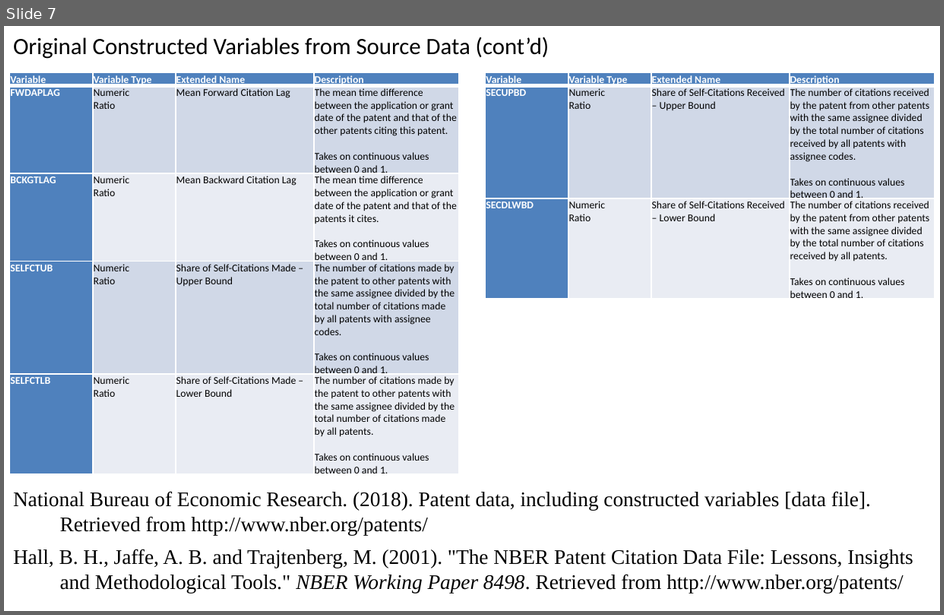
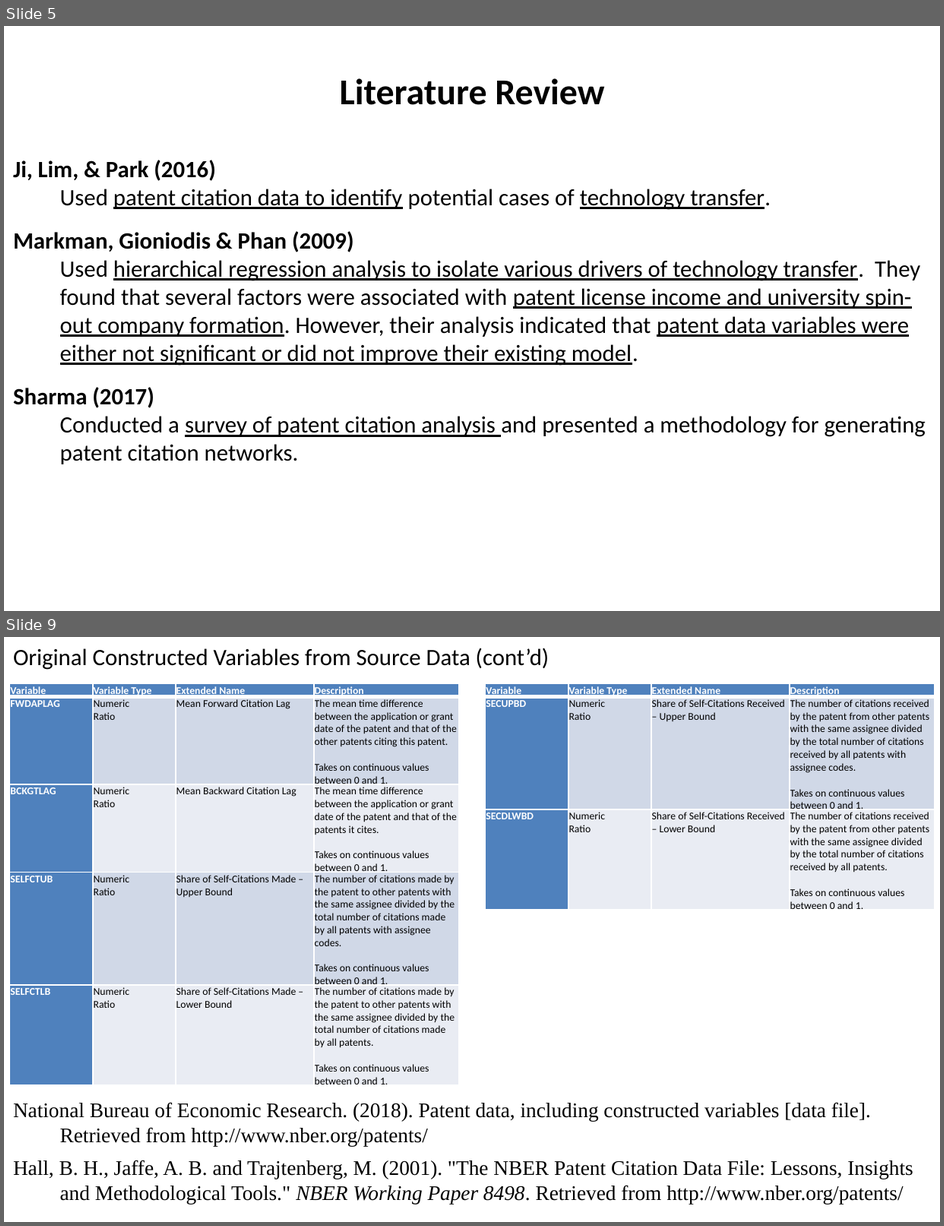
Before and after one commit to SLU-Courses-Townes/SOC6100, a slide deck: Presentations/Presentation02/Townes_SOC6100_Presentation02.pptx. Shown one above the other, each under a label of ours: slide 7 before the commit, slides 5 and 9 after it; the slides between them are not shown. The pictures are 944x615 and 944x1226 pixels, drawn with LibreOffice and Linux fonts; fonts in the diff are those of the drawing. Boxes give left, top, right and bottom in pixels: in the first picture for what was removed or moved away, otherwise in the second. Text is boxed around its words. In the diff, an @@ line names an element or a change of style, - is before the commit and + after.

```diff
--- a/Presentations/Presentation02/Townes_SOC6100_Presentation02.pptx
+++ b/Presentations/Presentation02/Townes_SOC6100_Presentation02.pptx
@@ slide 5 added at <box>4,26,940,611</box>, background #FFFFFF @@
@@ text added at <box>340,78,604,105</box>, 28 pt, text #000000, bold @@
+Literature Review
@@ text added at <box>13,160,926,465</box>, 18 pt, text #000000, underline @@
+Ji, Lim, & Park (2016)
+Used patent citation data to identify potential cases of technology transfer.
+Markman, Gioniodis & Phan (2009)
+Used hierarchical regression analysis to isolate various drivers of technology transfer. They found that several factors were associated with patent license income and university spin-out company formation. However, their analysis indicated that patent data variables were either not significant or did not improve their existing model.
+Sharma (2017)
+Conducted a survey of patent citation analysis and presented a methodology for generating patent citation networks.
@@ what was slide 7 is now slide 9 @@
```
Also in this commit, not shown: 5 slides changed, 3 other slides added, 1 slide removed.
